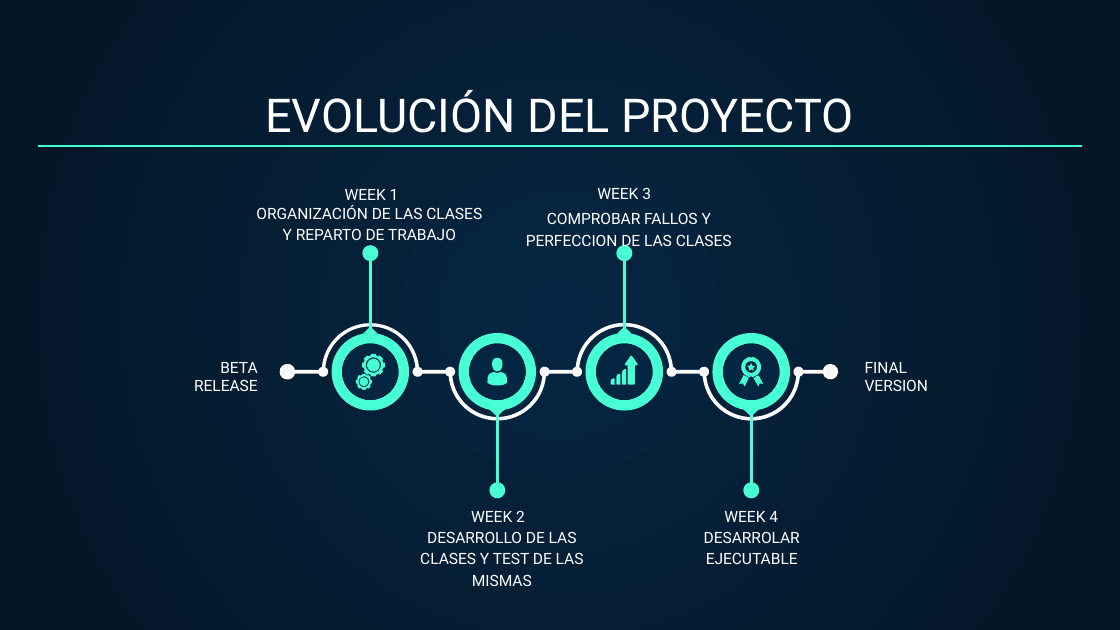
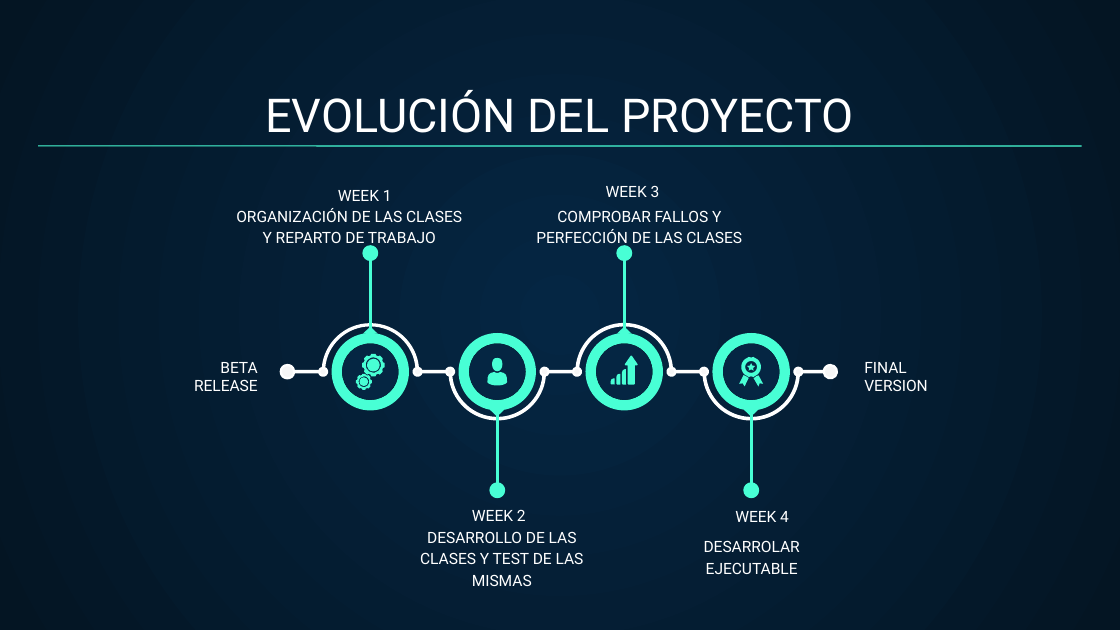
Before and after one commit to Jkinjt/Proyecto, a slide deck: slide 11 of Presentacion.pptx. Drawn at 1120x630 pixels with LibreOffice and Linux fonts; fonts in the diff are those of the drawing. Boxes give left, top, right and bottom in pixels: in the first picture for what was removed or moved away, otherwise in the second. Text is boxed around its words. In the diff, an @@ line names an element or a change of style, - is before the commit and + after.

```diff
--- a/Presentacion.pptx
+++ b/Presentacion.pptx
@@ line removed from (38, 146) to (1082, 146) @@
@@ freeform shape added at <box>38,146,1082,146</box>, outline #48FFD5 0.75 pt @@
@@ text "WEEK 1": place and size @@
-text "WEEK 1" at <box>345,189,399,200</box>
+text "WEEK 1" at <box>338,190,392,201</box>
@@ text "WEEK 3": place and size @@
-text "WEEK 3" at <box>597,187,651,199</box>
+text "WEEK 3" at <box>606,185,660,197</box>
@@ text "ORGANIZACIÓN DE LAS CLASES Y ..." rewrapped from <box>256,205,482,240</box> to <box>236,208,462,247</box> @@
@@ text at <box>536,210,742,247</box>: text changed @@
-COMPROBAR FALLOS Y PERFECCION DE LAS CLASES
+COMPROBAR FALLOS Y PERFECCIÓN DE LAS CLASES
@@ outline redrawn in 3 elements at <box>281,324,839,419</box>, <box>586,333,663,410</box>, <box>625,355,638,384</box> @@
@@ text at <box>194,362,258,391</box>: text changed @@
-BETA
-RELEASE
+BETA
+RELEASE
@@ text at <box>864,362,927,391</box>: text changed @@
-FINAL
-VERSION
+FINAL
+VERSION
@@ text "WEEK 4": place and size @@
-text "WEEK 4" at <box>724,511,778,522</box>
+text "WEEK 4" at <box>735,511,789,522</box>
@@ text "DESARROLAR EJECUTABLE": place and size @@
-text "DESARROLAR EJECUTABLE" at <box>704,531,800,564</box>
+text "DESARROLAR EJECUTABLE" at <box>704,540,800,574</box>
```
Also in this commit, not shown: 11 other slides changed, 1 other file.
